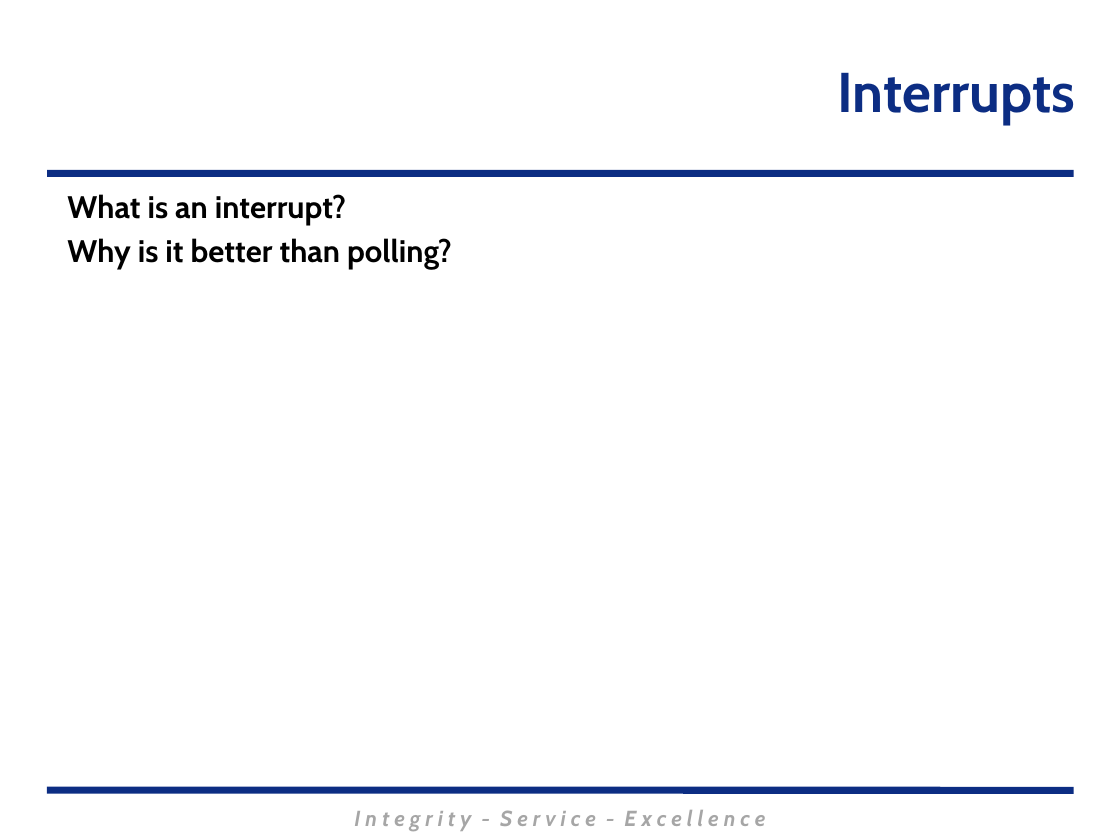
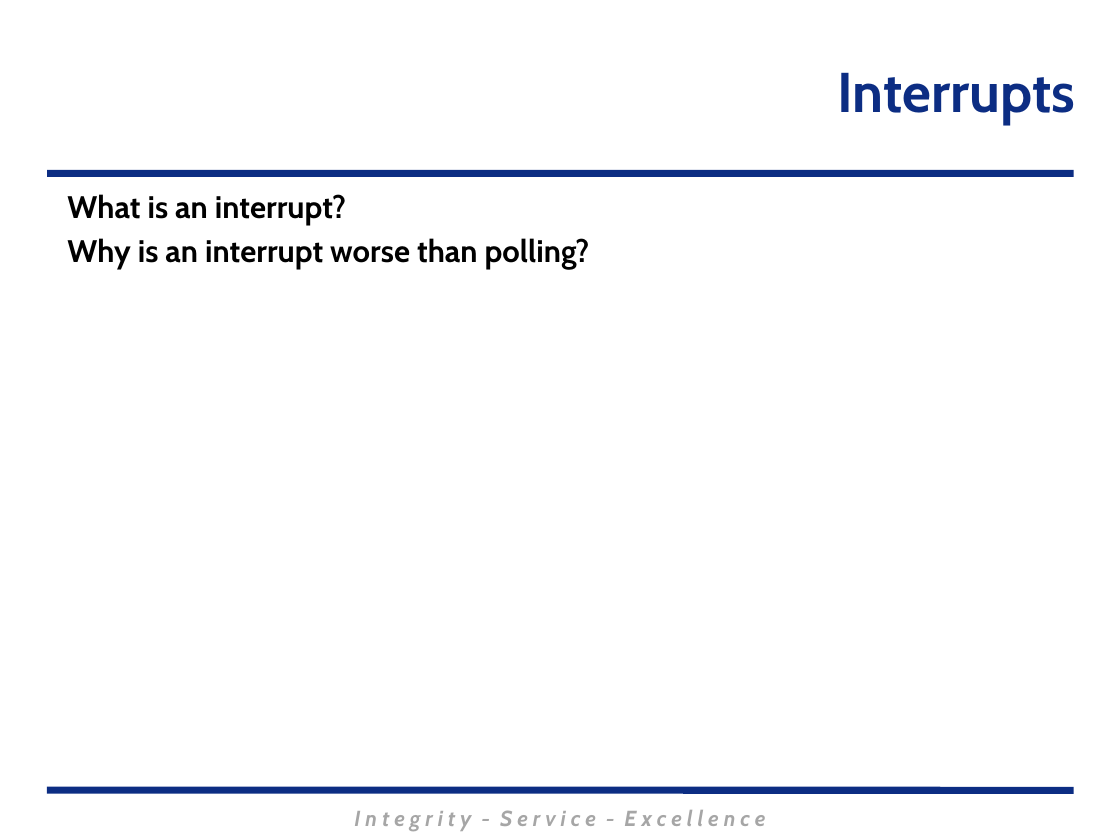
Before and after one commit to MarsUniversity/ECE382, a slide deck: slide 3 of source/lessons/lsn24-25/Lsn24-25.pptx. Drawn at 1120x840 pixels with LibreOffice and Linux fonts; fonts in the diff are those of the drawing; background and template pictures are left out. Boxes give left, top, right and bottom in pixels: in the first picture for what was removed or moved away, otherwise in the second. Text is boxed around its words. In the diff, an @@ line names an element or a change of style, - is before the commit and + after.

```diff
--- a/source/lessons/lsn24-25/Lsn24-25.pptx
+++ b/source/lessons/lsn24-25/Lsn24-25.pptx
@@ text at [67,238,590,269]: text changed @@
-Why is it better than polling?
+Why is an interrupt worse than polling?
```
Also in this commit, not shown: 1 other slide changed, 7 slides removed, 3 other files.
